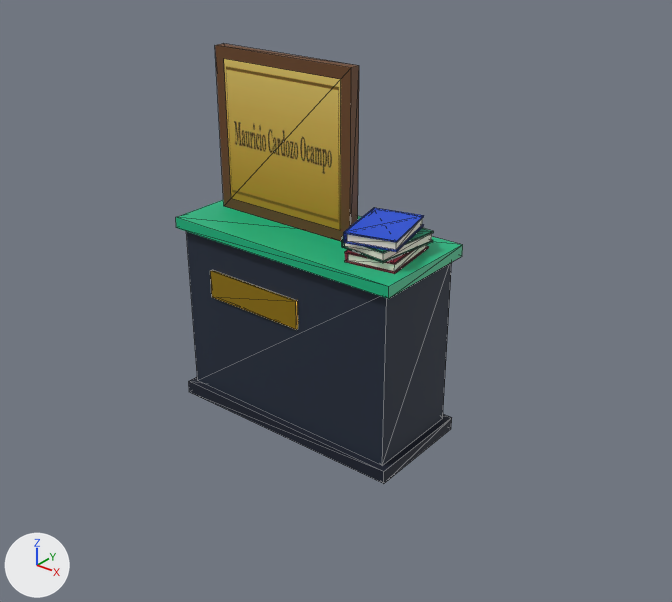
The glTF model src/main/resources/web/modelos/mauricio-cardozo-ocampo.glb as it was, and as the next commit left it.
Both versions are drawn from a 50 mm lens placed at (2.39, -2.84, 2.36), pointed at (0.16, -0.05, 0.63). Every picture has the same lights, and +X, +Y and +Z are marked at lower left. The older version comes first. Mesh edges are drawn as thin lines. Where no turn or scale is listed for an object, it has been applied to the vertices.

The scene before the commit, as lines of its bpy script (objects in view):
```python
mat_retrato = principled_material('retrato')
mat_retrato.texture = img_image_0
mat_retrato.roughness = 0.9
me_placa = bpy.data.meshes.new('placa')
me_placa.from_pydata(...)  # a box spanning x -0.5..0.5, y -0.5..0.5, z -0.5..0.5
me_placa.materials.append(mat_placa)  # yellow #c9a227
me_retrato = bpy.data.meshes.new('retrato')
me_retrato.from_pydata(...)  # 4 vertices, 2 faces; spans x -0.314..0.314, y 0.0, z -0.31..0.31
me_retrato.materials.append(mat_retrato)  # picture img_image_0
me_tapa_azul = bpy.data.meshes.new('tapa_azul')
me_tapa_azul.from_pydata(...)  # a box spanning x -0.5..0.5, y -0.5..0.5, z -0.5..0.5
me_tapa_azul.materials.append(mat_tapa_azul)  # blue #1d4ed8
ob_placa = bpy.data.objects.new('placa', me_placa)
ob_placa.parent = ob_escultura
ob_placa.location = (-0.15, -0.235, 0.62)
ob_placa.scale = (0.5, 0.012, 0.13)
ob_retrato = bpy.data.objects.new('retrato', me_retrato)
ob_retrato.location = (-0.15, -0.026, 1.26)
ob_tapa_azul = bpy.data.objects.new('tapa_azul', me_tapa_azul)
ob_tapa_azul.parent = ob_node_17
ob_tapa_azul.location = (0.0, 0.0, 0.0195)
ob_tapa_azul.scale = (0.22, 0.3, 0.006)
# also in view: 'pedestal' at (0.0, 0.0, 0.46); 'esmeralda' at (0.0, 0.0, 0.88); 'marco' at (-0.15, 0.0, 1.26); 'zocalo' at (0.0, 0.0, 0.03)
```
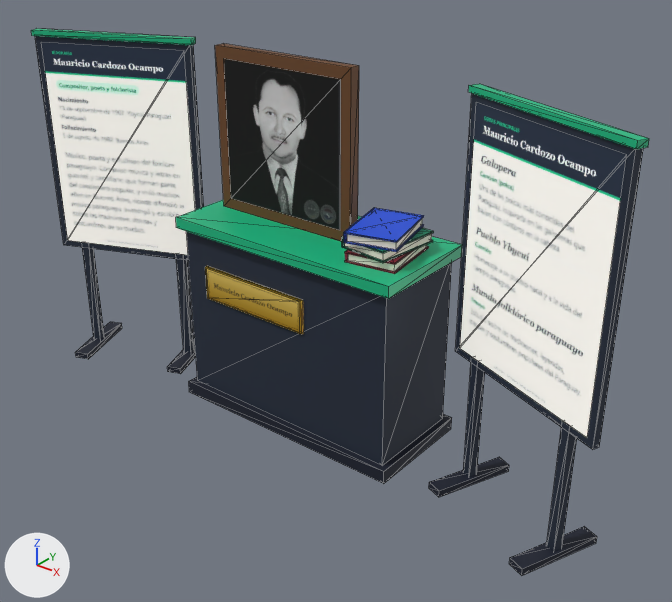
Commit message: Biografía y obras en paneles 3D junto a la escultura

Where the newer file only moved an object's origin or applied its transform, the numbers keep the older frame.

Diff of the bpy script that builds the scene:
```diff
--- a/src/main/resources/web/modelos/mauricio-cardozo-ocampo.glb.py
+++ b/src/main/resources/web/modelos/mauricio-cardozo-ocampo.glb.py
@@ img_image_0 @@
-img_image_0 = load_image('Image_0', '_unpacked/Image_0', 373, 368, 'sRGB')
+img_image_0 = load_image('Image_0', '_unpacked/Image_0', 768, 200, 'sRGB')
@@ mat_retrato @@
 mat_retrato = principled_material('retrato')
-mat_retrato.texture = img_image_0
+mat_retrato.texture = img_image_1
 mat_retrato.roughness = 0.9
@@ mat_obras @@
+mat_obras = bpy.data.materials.new('obras')
+# uses the picture img_image_3
@@ mat_biografia @@
+mat_biografia = bpy.data.materials.new('biografia')
+# uses the picture img_image_2
@@ mat_placa_nombre @@
+mat_placa_nombre = bpy.data.materials.new('placa_nombre')
+# uses the picture img_image_0
@@ ob_placa @@
 ob_placa.location = (-0.15, -0.235, 0.62)
-ob_placa.scale = (0.5, 0.012, 0.13)
+ob_placa.scale = (0.56, 0.012, 0.155)
@@ ob_obras @@
+ob_obras = bpy.data.objects.new('obras', me_obras)  # 4 vertices, 2 faces; spans x -0.334..0.334, y -0.135..0.135, z -0.492..0.492
+ob_obras.location = (1.078, -0.126, 1.072)
@@ ob_esmeralda_002 @@
+ob_esmeralda_002 = bpy.data.objects.new('esmeralda.002', me_esmeralda)
+ob_esmeralda_002.parent = ob_node_31
+ob_esmeralda_002.location = (0.0, 0.01, 1.604)
+ob_esmeralda_002.scale = (0.8, 0.045, 0.025)
@@ ob_node_31 @@
+ob_node_31 = bpy.data.objects.new('Node_31', None)
+ob_node_31.parent = ob_escultura
+ob_node_31.location = (1.08, -0.12, 0.0)
+ob_node_31.rotation_euler = (0.0, 0.0, -0.384)  # degrees (0, 0, -22)
@@ ob_pedestal_006 @@
+ob_pedestal_006 = bpy.data.objects.new('pedestal.006', me_pedestal)
+ob_pedestal_006.parent = ob_node_31
+ob_pedestal_006.location = (0.0, 0.01, 1.072)
+ob_pedestal_006.scale = (0.78, 0.03, 1.04)
@@ ob_zocalo_004 @@
+ob_zocalo_004 = bpy.data.objects.new('zocalo.004', me_zocalo)
+ob_zocalo_004.parent = ob_node_31
+ob_zocalo_004.location = (0.26, 0.01, 0.015)
+ob_zocalo_004.scale = (0.07, 0.36, 0.03)
@@ ob_pedestal_005 @@
+ob_pedestal_005 = bpy.data.objects.new('pedestal.005', me_pedestal)
+ob_pedestal_005.parent = ob_node_31
+ob_pedestal_005.location = (0.26, 0.01, 0.29)
+ob_pedestal_005.scale = (0.04, 0.04, 0.58)
@@ ob_zocalo_003 @@
+ob_zocalo_003 = bpy.data.objects.new('zocalo.003', me_zocalo)
+ob_zocalo_003.parent = ob_node_31
+ob_zocalo_003.location = (-0.26, 0.01, 0.015)
+ob_zocalo_003.scale = (0.07, 0.36, 0.03)
@@ ob_pedestal_004 @@
+ob_pedestal_004 = bpy.data.objects.new('pedestal.004', me_pedestal)
+ob_pedestal_004.parent = ob_node_31
+ob_pedestal_004.location = (-0.26, 0.01, 0.29)
+ob_pedestal_004.scale = (0.04, 0.04, 0.58)
@@ ob_biografia @@
+ob_biografia = bpy.data.objects.new('biografia', me_biografia)  # 4 vertices, 2 faces; spans x -0.334..0.334, y -0.135..0.135, z -0.492..0.492
+ob_biografia.location = (-1.078, -0.126, 1.072)
@@ ob_esmeralda_001 @@
+ob_esmeralda_001 = bpy.data.objects.new('esmeralda.001', me_esmeralda)
+ob_esmeralda_001.parent = ob_node_23
+ob_esmeralda_001.location = (0.0, 0.01, 1.604)
+ob_esmeralda_001.scale = (0.8, 0.045, 0.025)
@@ ob_node_23 @@
+ob_node_23 = bpy.data.objects.new('Node_23', None)
+ob_node_23.parent = ob_escultura
+ob_node_23.location = (-1.08, -0.12, 0.0)
+ob_node_23.rotation_euler = (0.0, 0.0, 0.384)  # degrees (0, 0, 22)
@@ ob_pedestal_003 @@
+ob_pedestal_003 = bpy.data.objects.new('pedestal.003', me_pedestal)
+ob_pedestal_003.parent = ob_node_23
+ob_pedestal_003.location = (0.0, 0.01, 1.072)
+ob_pedestal_003.scale = (0.78, 0.03, 1.04)
@@ ob_zocalo_002 @@
+ob_zocalo_002 = bpy.data.objects.new('zocalo.002', me_zocalo)
+ob_zocalo_002.parent = ob_node_23
+ob_zocalo_002.location = (0.26, 0.01, 0.015)
+ob_zocalo_002.scale = (0.07, 0.36, 0.03)
@@ ob_pedestal_002 @@
+ob_pedestal_002 = bpy.data.objects.new('pedestal.002', me_pedestal)
+ob_pedestal_002.parent = ob_node_23
+ob_pedestal_002.location = (0.26, 0.01, 0.29)
+ob_pedestal_002.scale = (0.04, 0.04, 0.58)
@@ ob_zocalo_001 @@
+ob_zocalo_001 = bpy.data.objects.new('zocalo.001', me_zocalo)
+ob_zocalo_001.parent = ob_node_23
+ob_zocalo_001.location = (-0.26, 0.01, 0.015)
+ob_zocalo_001.scale = (0.07, 0.36, 0.03)
@@ ob_pedestal_001 @@
+ob_pedestal_001 = bpy.data.objects.new('pedestal.001', me_pedestal)
+ob_pedestal_001.parent = ob_node_23
+ob_pedestal_001.location = (-0.26, 0.01, 0.29)
+ob_pedestal_001.scale = (0.04, 0.04, 0.58)
@@ ob_placa_nombre @@
+ob_placa_nombre = bpy.data.objects.new('placa_nombre', me_placa_nombre)  # 4 vertices, 2 faces; spans x -0.27..0.27, y 0.0, z -0.07..0.07
+ob_placa_nombre.location = (-0.15, -0.243, 0.62)
```

Pixel boxes (x1, y1, x2, y2) of what changed, in the pictures (672 x 602 px):
'obras', added
    after: (460, 102, 627, 437)
'biografia', added
    after: (41, 42, 195, 255)
'retrato', surface changed (yellow to black)
    both: (224, 59, 341, 230)
'pedestal.006', added
    after: (455, 94, 643, 450)
'pedestal.003', added
    after: (35, 36, 204, 260)
'placa', rescaled (11% wider, 15% taller)
    before: (210, 270, 298, 329)
    after: (205, 266, 303, 334)
'placa_nombre', added (yellow)
    after: (207, 269, 300, 332)
'esmeralda.002', added (green)
    after: (469, 84, 649, 149)
'pedestal.005', added
    after: (546, 421, 577, 552)
'zocalo.004', added
    after: (509, 526, 597, 576)
'pedestal.004', added
    after: (463, 357, 485, 477)
'esmeralda.001', added (green)
    after: (31, 29, 196, 45)
'zocalo.003', added
    after: (429, 457, 509, 497)
'pedestal.002', added
    after: (176, 254, 194, 353)
'pedestal.001', added
    after: (82, 242, 104, 340)
'zocalo.001', added
    after: (75, 322, 122, 359)
'zocalo.002', added
    after: (167, 338, 196, 374)
